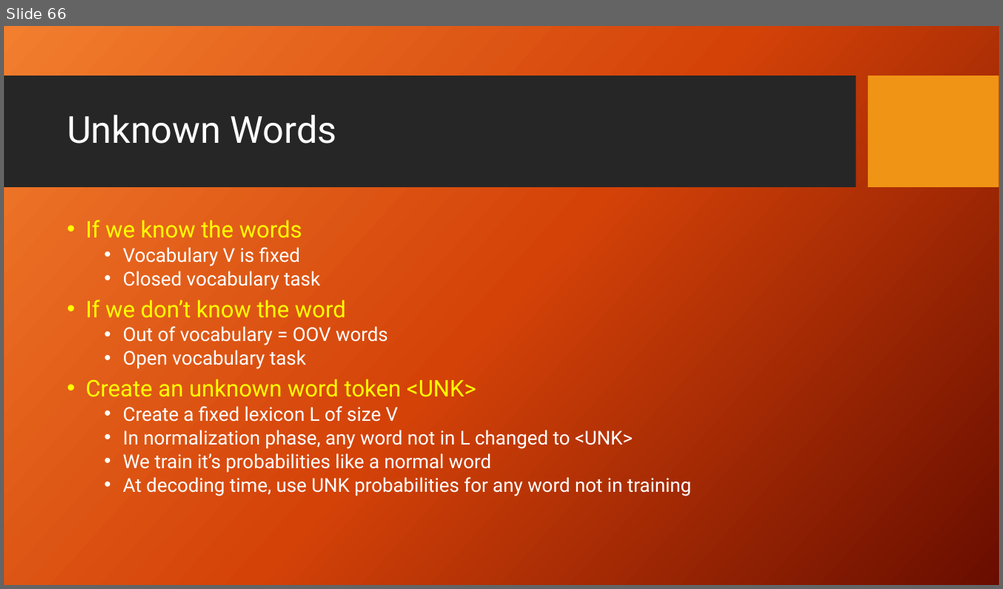
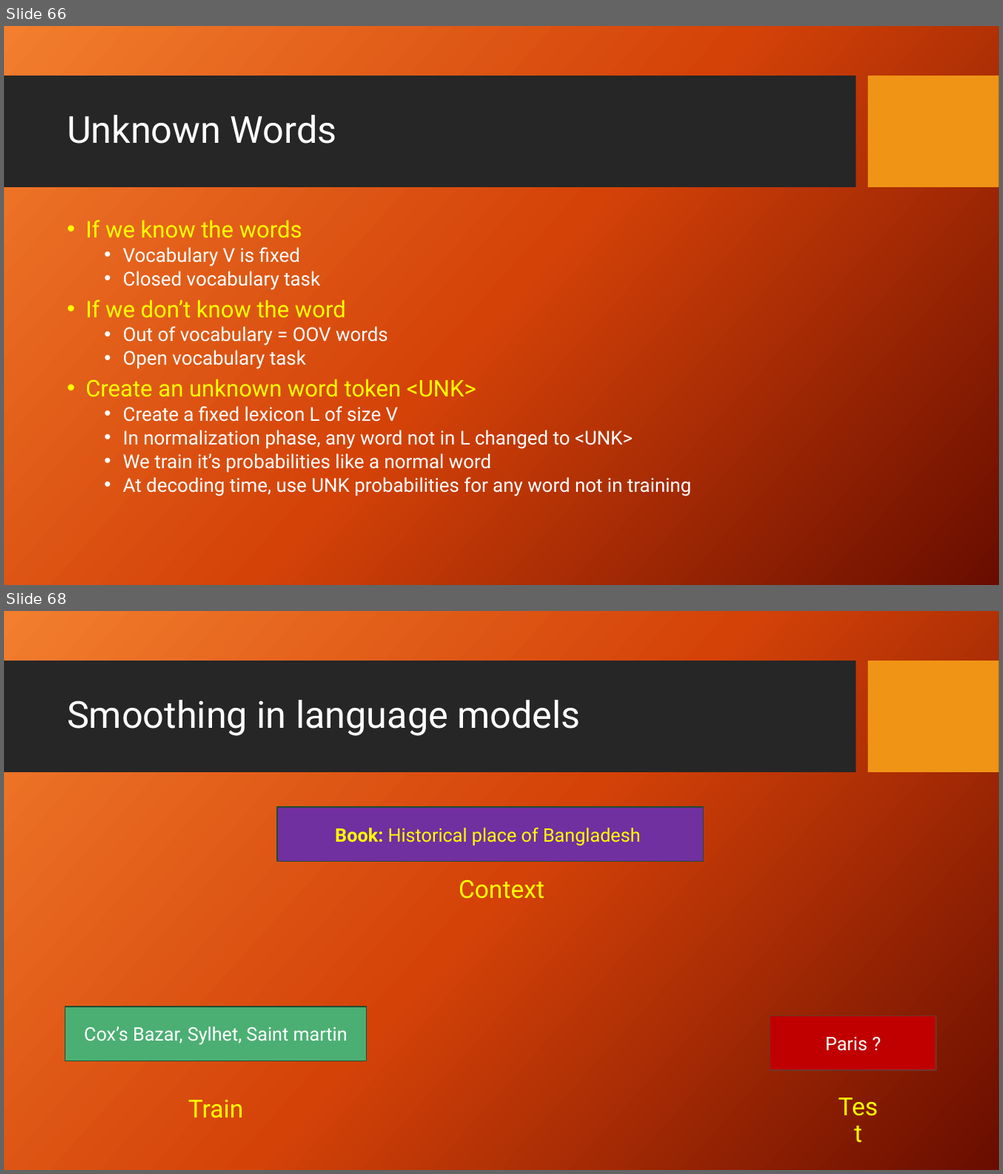
Before and after one commit to FaisalAhmedBijoy/Natural-Language-Processing-with-Python, a slide deck: docs/NLP_bangla_tutorial.pptx. Shown one above the other, each under a label of ours: slide 66 before the commit, slides 66 and 68 after it; the slides between them are not shown. The pictures are 1003x589 and 1003x1174 pixels, drawn with LibreOffice and Linux fonts; fonts in the diff are those of the drawing; background and template pictures are left out. Boxes give left, top, right and bottom in pixels: in the first picture for what was removed or moved away, otherwise in the second. Text is boxed around its words. In the diff, an @@ line names an element or a change of style, - is before the commit and + after.

Commit message:
add smoothing add 1

```diff
--- a/docs/NLP_bangla_tutorial.pptx
+++ b/docs/NLP_bangla_tutorial.pptx
@@ slide 68 added at [4, 611, 999, 1170], background picture (left out); not listed: 2 template elements that a slide beside it also shows @@
@@ title added at [67, 700, 580, 736], 36 pt, text #FFFFFF @@
+Smoothing in language models
@@ rectangle added at [277, 807, 703, 862], fill #7030A0, outline #214D32 1 pt, 18 pt, text #FFFF00 @@
+Book: Historical place of Bangladesh
@@ text added at [458, 880, 544, 899], 24 pt, text #FFFF00 @@
+Context
@@ rectangle added at [65, 1007, 367, 1062], fill #4BAF73, outline #214D32 1 pt, 18 pt, text #FFFFFF @@
+Cox’s Bazar, Sylhet, Saint martin
@@ rectangle added at [770, 1016, 936, 1071], fill #C00000, outline #6E3728 1 pt, 18 pt, text #FFFFFF @@
+Paris ?
@@ text added at [828, 1091, 888, 1125], 24 pt, text #FFFF00 @@
+Test
@@ text added at [188, 1100, 243, 1119], 24 pt, text #FFFF00 @@
+Train
```
Also in this commit, not shown: 7 other slides added.
